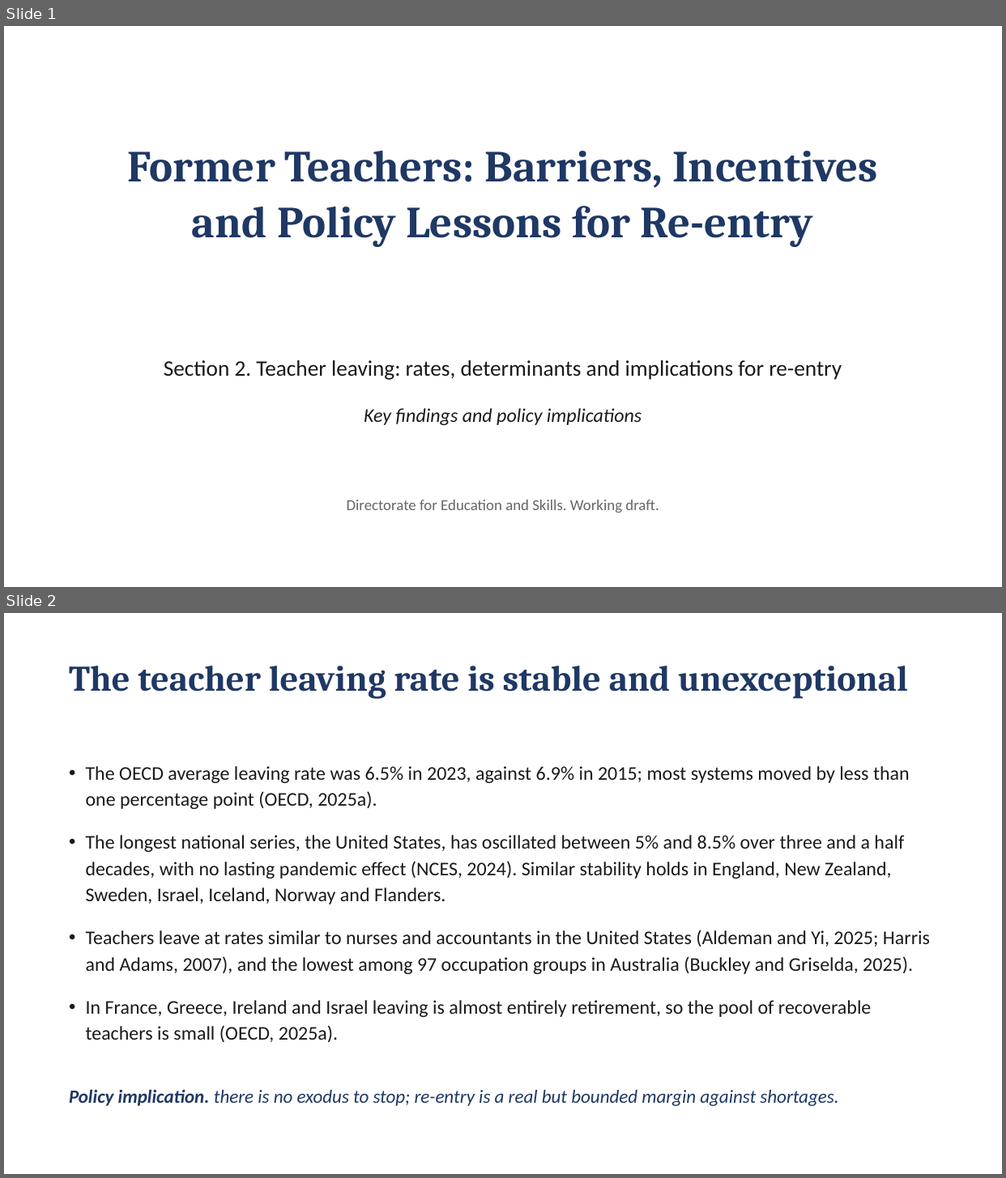
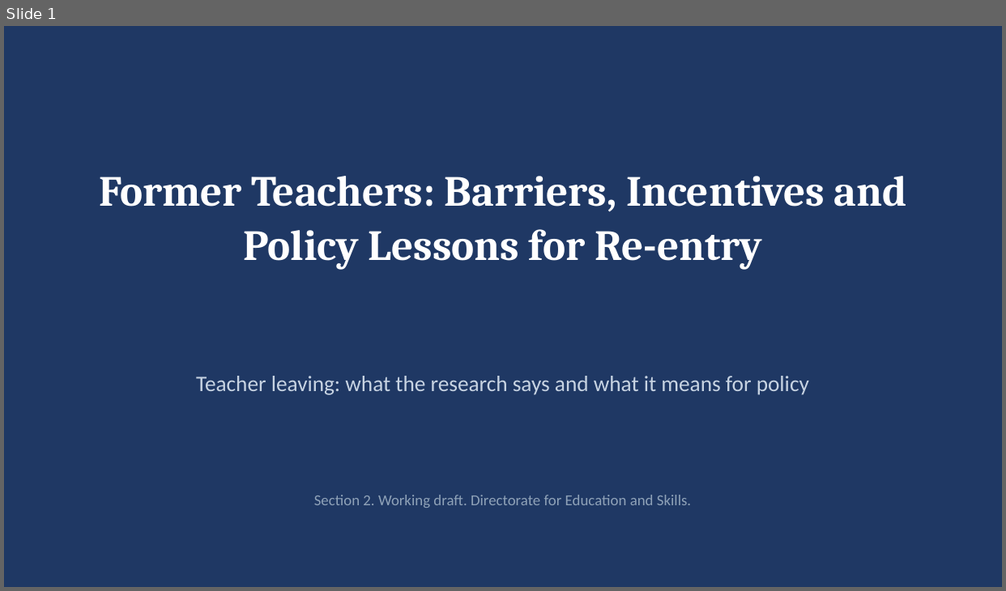
Before and after one commit to jedr1-ship-it/Former-Teachers, a slide deck: Former_Teachers_key_messages.pptx. Shown one above the other, each under a label of ours: slides 1 and 2 before the commit, slide 1 after it. The pictures are 1006x1178 and 1006x591 pixels, drawn with LibreOffice and Linux fonts; fonts in the diff are those of the drawing. Boxes give left, top, right and bottom in pixels: in the first picture for what was removed or moved away, otherwise in the second. Text is boxed around its words. In the diff, an @@ line names an element or a change of style, - is before the commit and + after.

```diff
--- a/Former_Teachers_key_messages.pptx
+++ b/Former_Teachers_key_messages.pptx
@@ slide 2 removed at <box>4,613,1002,1174</box>, background #FFFFFF @@
@@ text removed at <box>69,666,908,699</box> @@
-The teacher leaving rate is stable and unexceptional
@@ text removed at <box>86,766,930,1042</box> @@
-• The OECD average leaving rate was 6.5% in 2023, against 6.9% in 2015; most systems moved by less than one percentage point (OECD, 2025a).
-• The longest national series, the United States, has oscillated between 5% and 8.5% over three and a half decades, with no lasting pandemic effect (NCES, 2024). Similar stability holds in England, New Zealand, Sweden, Israel, Iceland, Norway and Flanders.
-• Teachers leave at rates similar to nurses and accountants in the United States (Aldeman and Yi, 2025; Harris and Adams, 2007), and the lowest among 97 occupation groups in Australia (Buckley and Griselda, 2025).
-• In France, Greece, Ireland and Israel leaving is almost entirely retirement, so the pool of recoverable teachers is small (OECD, 2025a).
@@ text removed at <box>69,1089,838,1106</box> @@
-Policy implication. there is no exodus to stop; re-entry is a real but bounded margin against shortages.
@@ slide 1 changed as well @@
@@ background #FFFFFF to #1F3864 @@
@@ text "Former Teachers: Barriers, Incentives and ...": place and size @@
-text "Former Teachers: Barriers, Incentives and ..." at <box>128,151,877,247</box>
+text "Former Teachers: Barriers, Incentives and ..." at <box>99,176,907,269</box>
@@ text "Former Teachers: Barriers, Incentives and ..." at <box>99,176,907,269</box>: size 32 to 31 pt, text colour #1F3864 to #FFFFFF; line spacing 40pt to 39pt @@
@@ text at <box>196,376,809,395</box>: text changed; text colour #1A1A1A to #C7D3E2 @@
-Section 2. Teacher leaving: rates, determinants and implications for re-entry
+Teacher leaving: what the research says and what it means for policy
@@ text removed at <box>364,408,641,425</box> @@
-Key findings and policy implications
@@ text at <box>314,495,691,508</box>: text changed; text colour #666666 to #8FA2B8 @@
-Directorate for Education and Skills. Working draft.
+Section 2. Working draft. Directorate for Education and Skills.
```
Also in this commit, not shown: 1 other slide changed, 5 slides added, 4 other slides removed.
